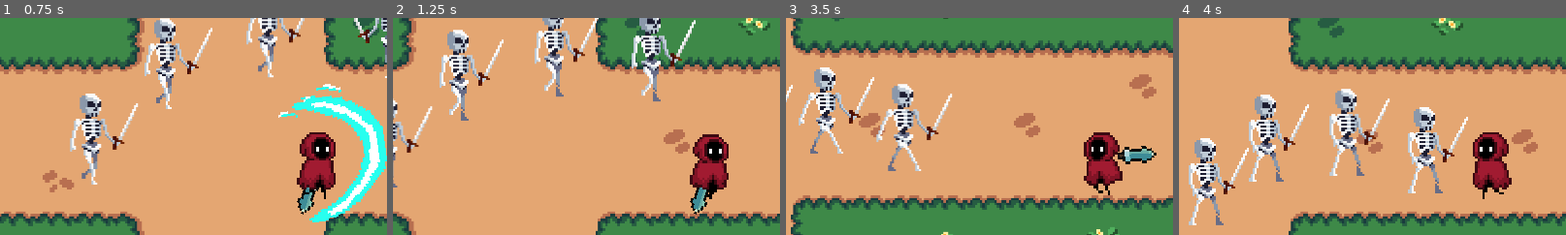
Above: before the commit, frames 1-4 (left to right).
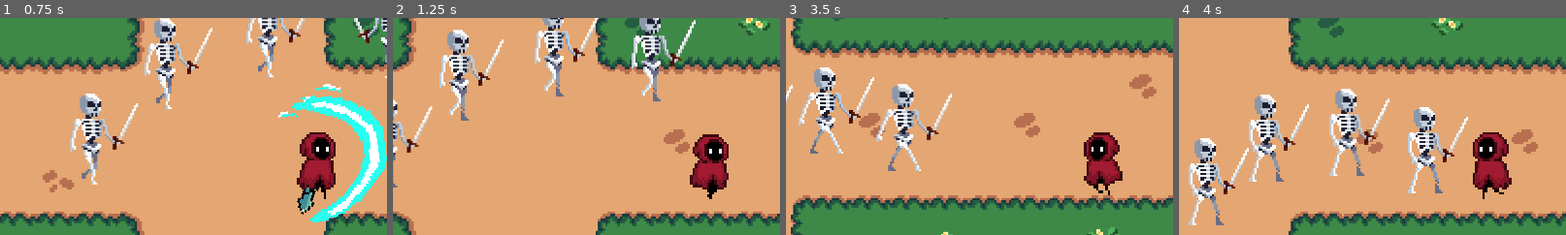
Above: after the commit, the same moments.

Repository: Jerga99/godot-2d-game-course
Game: Godot game, scene res://scenes/play_scene.tscn
The game is run twice, just before and just after one commit, with the same random seed, the same clock (stepped at 60 frames per second) and the same inputs.
Inputs (mouse positions are % of the whole screen's width and height, from its top left):
- Up to frame 1 (0.75 s): move the mouse to (72, 45) at 0.52 s; hold D (right) from 0.53 s (still down); tap 1 (ability_1) at 0.6 s
- Up to frame 2 (1.25 s): keep holding D (right)
- Up to frame 3 (3.5 s): move the mouse to (30, 55) at 1.27 s; release D (right) at 1.28 s; hold S (down) 1.28-2.03 s; tap 2 (ability_2) at 1.35 s; move the mouse to (60, 28) at 2.02 s; hold D (right) 2.03-2.78 s; tap 3 (ability_3) at 2.1 s; move the mouse to (45, 70) at 2.77 s; hold W (up) from 2.78 s (still down); tap 1 (ability_1) at 2.85 s
- Up to frame 4 (4 s): move the mouse to (80, 65) at 3.52 s; release W (up) at 3.53 s; hold A (left) from 3.53 s (still down); tap 2 (ability_2) at 3.6 s
The pictures show only the part of the screen within x 9-59%, y 17-67%; the shares and areas given below are measured in that part.

Frame 1 is identical in both runs. In frame 2, 0.4% of the frame differs, in the area x 76-82%, y 78-91%; in frame 3, 0.5%, in the area x 85-96%, y 58-68%; in frame 4, nothing differs.

Commit message:
Improve attack FPS

Diff:
--- a/scenes/ability/slash_ability.tscn
+++ b/scenes/ability/slash_ability.tscn
@@ -28,11 +28,11 @@
 
 [node name="AbilityGetTargets" type="Node" parent="."]
 script = ExtResource("6_jabok")
-exec_delay = 0.3
+exec_delay = 0.2
 metadata/_custom_type_script = "uid://b8xa52gceh2ci"
 
 [node name="AbilityDealDamage" type="Node" parent="."]
 script = ExtResource("7_ny4m0")
 damage = 14.0
-exec_delay = 0.31
+exec_delay = 0.21
 metadata/_custom_type_script = "uid://bgc4ieq2gc1ey"
--- a/scenes/ability/slash_ability_manifest.tscn
+++ b/scenes/ability/slash_ability_manifest.tscn
@@ -36,7 +36,7 @@
 }],
 "loop": false,
 "name": &"default",
-"speed": 10.0
+"speed": 13.0
 }]
 
 [node name="SlashAbilityManifest" type="Node2D"]
